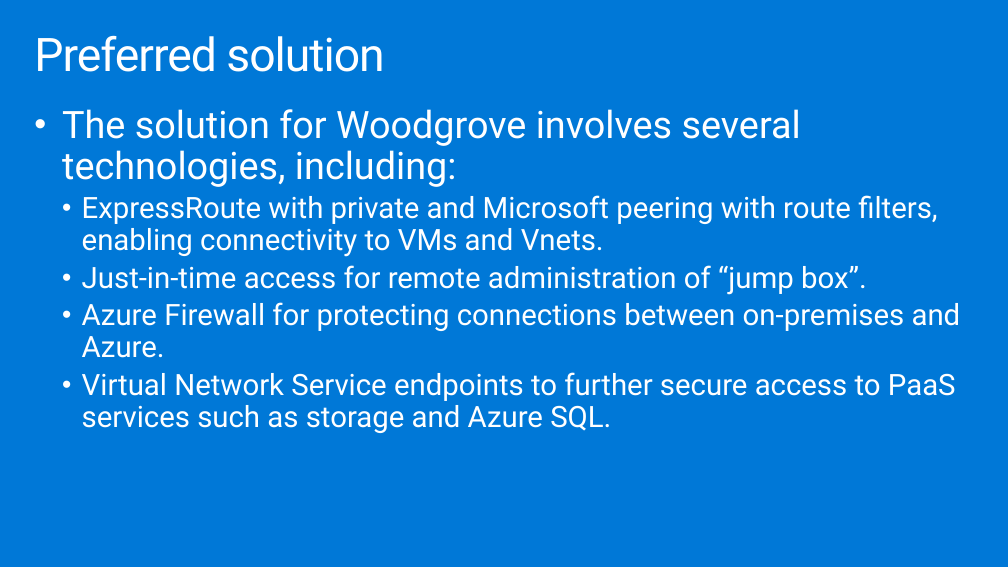
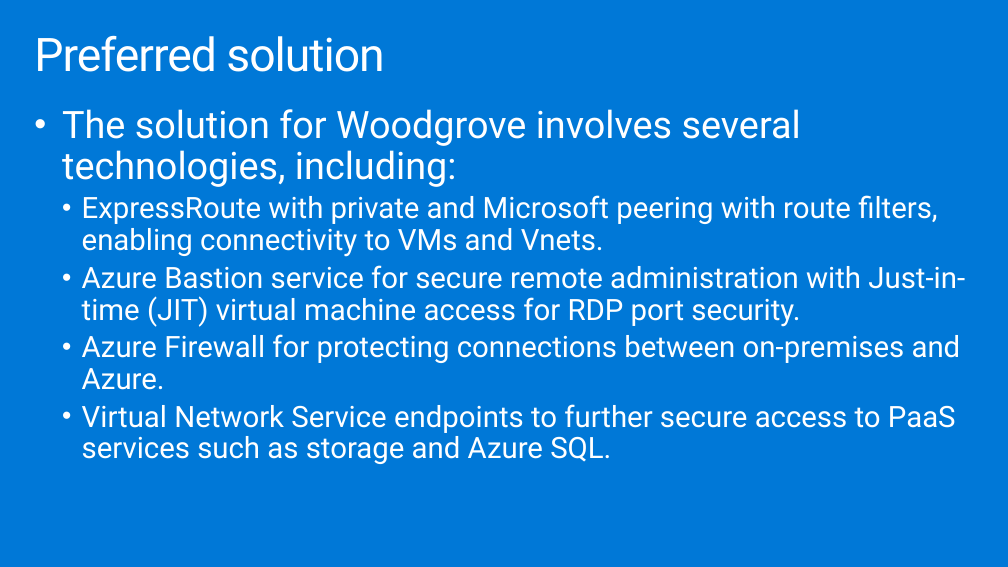
Before and after one commit to yashmadan123/MCW-Enterprise-class-networking, a slide deck: slide 24 of Whiteboard design session/WDS trainer presentation - Enterprise-class networking in Azure.pptx. Drawn at 1008x567 pixels with LibreOffice and Linux fonts; fonts in the diff are those of the drawing. Boxes give left, top, right and bottom in pixels: in the first picture for what was removed or moved away, otherwise in the second. Text is boxed around its words. In the diff, an @@ line names an element or a change of style, - is before the commit and + after.

```diff
--- a/Whiteboard design session/WDS trainer presentation - Enterprise-class networking in Azure.pptx
+++ b/Whiteboard design session/WDS trainer presentation - Enterprise-class networking in Azure.pptx
@@ text at (x1=82, y1=265, x2=965, y2=327): text changed @@
-  • Just-in-time access for remote administration of “jump box”.
+  • Azure Bastion service for secure remote administration with Just-in-time (JIT) virtual machine access for RDP port security.
```
Also in this commit, not shown: 1 other slide changed.
